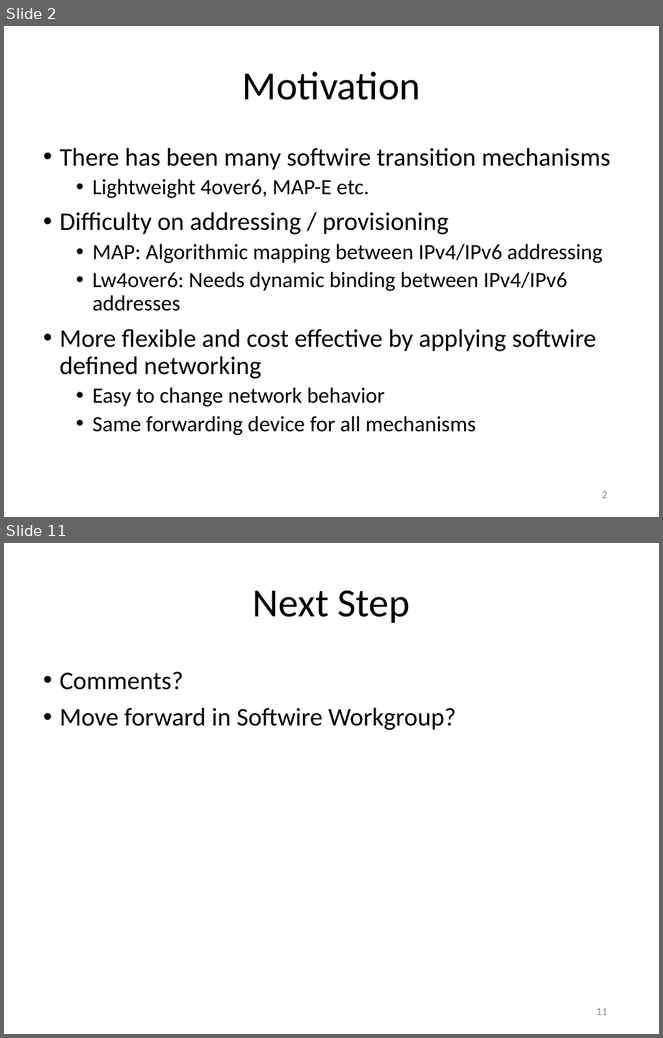
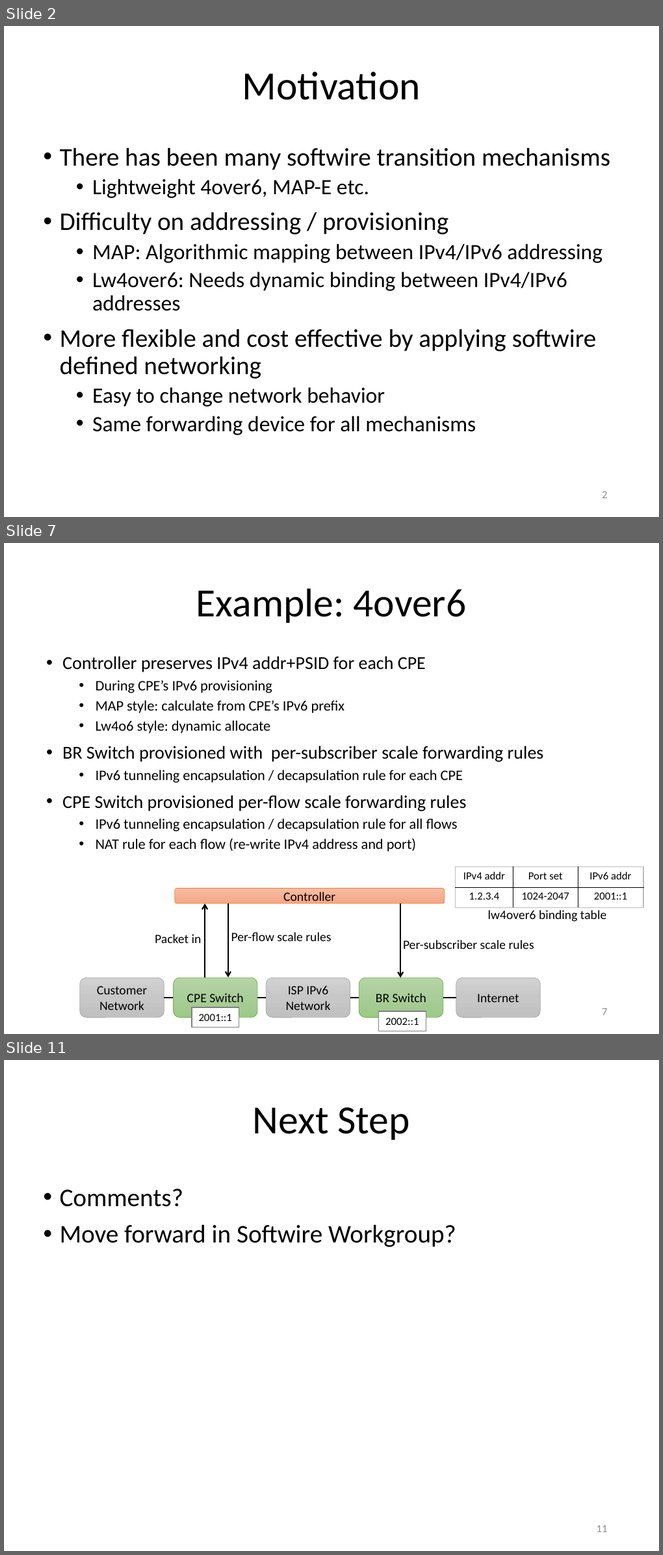
Before and after one commit to gnocuil/draft-sdn, a slide deck: Unified IPv6 Transition Framework With Flow-based Forwarding.pptx. Shown one above the other, each under a label of ours: slides 2 and 11 before the commit, slides 2, 7 and 11 after it; the slides between them are not shown. The pictures are 663x1038 and 663x1555 pixels, drawn with LibreOffice and Linux fonts; fonts in the diff are those of the drawing. Boxes give left, top, right and bottom in pixels: in the first picture for what was removed or moved away, otherwise in the second. Text is boxed around its words. In the diff, an @@ line names an element or a change of style, - is before the commit and + after.

```diff
--- a/Unified IPv6 Transition Framework With Flow-based Forwarding.pptx
+++ b/Unified IPv6 Transition Framework With Flow-based Forwarding.pptx
@@ slide 7 added at bbox=[4, 543, 659, 1034], background #FFFFFF @@
@@ title added at bbox=[196, 589, 467, 623], 44 pt, text #000000 @@
+Example: 4over6
@@ text added at bbox=[62, 656, 544, 852], 16 pt, text #000000 @@
+• Controller preserves IPv4 addr+PSID for each CPE
+  • During CPE’s IPv6 provisioning
+  • MAP style: calculate from CPE’s IPv6 prefix
+  • Lw4o6 style: dynamic allocate
+• BR Switch provisioned with per-subscriber scale forwarding rules
+  • IPv6 tunneling encapsulation / decapsulation rule for each CPE
+• CPE Switch provisioned per-flow scale forwarding rules
+  • IPv6 tunneling encapsulation / decapsulation rule for all flows
+  • NAT rule for each flow (re-write IPv4 address and port)
@@ table added at bbox=[456, 867, 644, 908], 2 rows, 3 columns @@
+IPv4 addr | Port set | IPv6 addr
+1.2.3.4 | 1024-2047 | 2001::1
@@ rounded rectangle added at bbox=[175, 888, 445, 903], fill gradient #F7BDA5 to #F5B196 to #F8A582, outline #ED7D31 0.5 pt, 14 pt, text #000000 @@
+Controller
@@ arrow added from (205, 978) to (205, 904), #000000 1.5 pt @@
@@ arrow added from (228, 903) to (228, 978), #000000 1.5 pt @@
@@ arrow added from (400, 904) to (400, 978), #000000 1.5 pt @@
@@ text added at bbox=[488, 910, 607, 922], 14 pt, text #000000 @@
+lw4over6 binding table
@@ text added at bbox=[232, 932, 331, 941], 14 pt, text #000000 @@
+Per-flow scale rules
@@ text added at bbox=[155, 934, 202, 943], 14 pt, text #000000 @@
+Packet in
@@ text added at bbox=[403, 940, 534, 949], 14 pt, text #000000 @@
+Per-subscriber scale rules
@@ rounded rectangle added at bbox=[80, 978, 165, 1018], fill gradient #D2D2D2 to #C8C8C8 to #C0C0C0, outline #A5A5A5 0.5 pt, 14 pt, text #000000 @@
+Customer Network
@@ rounded rectangle added at bbox=[173, 978, 258, 1018], fill gradient #B5D5A7 to #AACE9A to #9CC987, outline #70AD47 0.5 pt, 14 pt, text #000000 @@
+CPE Switch
@@ rounded rectangle added at bbox=[266, 978, 350, 1018], fill gradient #D2D2D2 to #C8C8C8 to #C0C0C0, outline #A5A5A5 0.5 pt, 14 pt, text #000000 @@
+ISP IPv6 Network
@@ rounded rectangle added at bbox=[359, 978, 443, 1018], fill gradient #B5D5A7 to #AACE9A to #9CC987, outline #70AD47 0.5 pt, 14 pt, text #000000 @@
+BR Switch
@@ rounded rectangle added at bbox=[456, 978, 541, 1018], fill gradient #D2D2D2 to #C8C8C8 to #C0C0C0, outline #A5A5A5 0.5 pt, 14 pt, text #000000 @@
+Internet
@@ line added from (164, 998) to (173, 998), #000000 1.5 pt @@
@@ rectangle added at bbox=[192, 1008, 239, 1028], fill #FFFFFF, outline #808080 1 pt, 12 pt, text #000000 @@
+2001::1
@@ line added from (258, 998) to (266, 998), #000000 1.5 pt @@
@@ line added from (350, 998) to (359, 998), #000000 1.5 pt @@
@@ line added from (443, 998) to (456, 998), #000000 1.5 pt @@
@@ page number added at bbox=[602, 1008, 607, 1016], 12 pt, text #8C8C8C @@
+7
@@ rectangle added at bbox=[379, 1012, 426, 1031], fill #FFFFFF, outline #808080 1 pt, 12 pt, text #000000 @@
+2002::1
```
Also in this commit, not shown: 8 slides changed, 1 slide removed.
